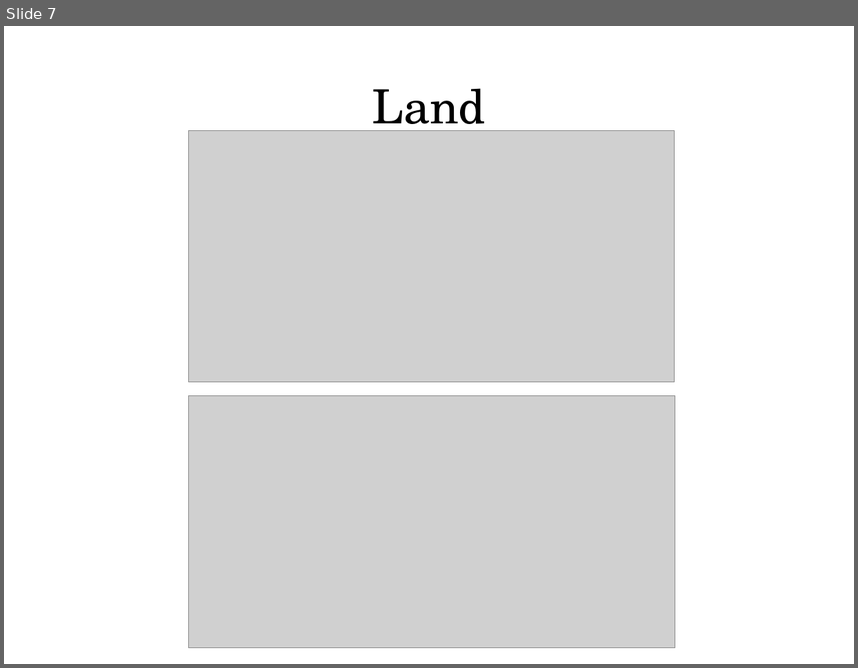
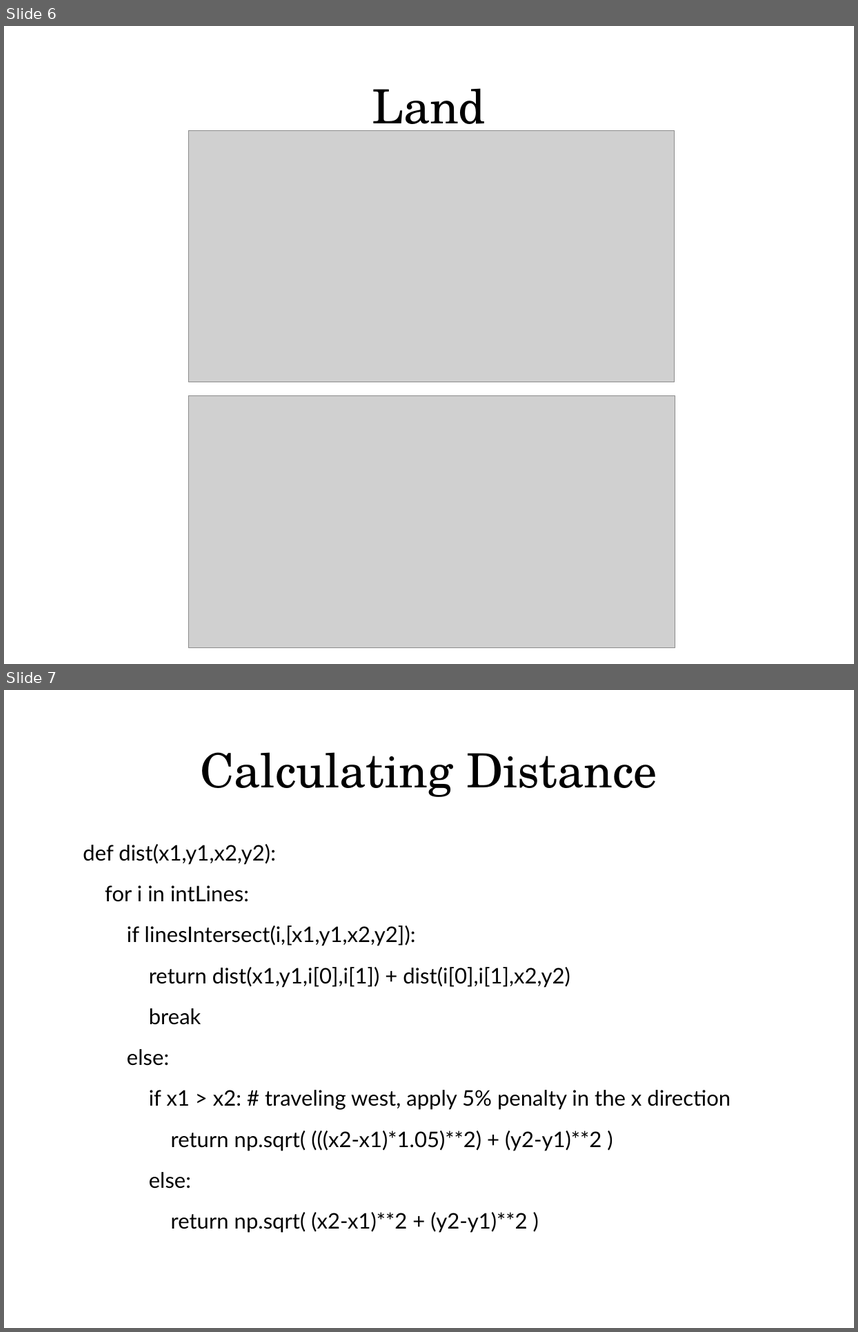
Before and after one commit to LBPeterson/VEL113F_Genetic-Algorithms, a slide deck: Presentation/presentation.odp. Shown one above the other, each under a label of ours: slide 7 before the commit, slides 6 and 7 after it. The pictures are 858x668 and 858x1332 pixels, drawn with LibreOffice and Linux fonts; fonts in the diff are those of the drawing; grey boxes stand for pictures. Boxes give left, top, right and bottom in pixels: in the first picture for what was removed or moved away, otherwise in the second. Text is boxed around its words. In the diff, an @@ line names an element or a change of style, - is before the commit and + after.

```diff
--- a/Presentation/presentation.odp
+++ b/Presentation/presentation.odp
@@ slide 7 added at [4,690,854,1328], background #FFFFFF @@
@@ title added at [200,752,657,797], 44 pt, text #000000 @@
+Calculating Distance
@@ text added at [83,844,731,1232], 20 pt, text #000000 @@
+def dist(x1,y1,x2,y2):
+for i in intLines:
+if linesIntersect(i,[x1,y1,x2,y2]):
+return dist(x1,y1,i[0],i[1]) + dist(i[0],i[1],x2,y2)
+break
+else:
+if x1 > x2: # traveling west, apply 5% penalty in the x direction
+return np.sqrt( (((x2-x1)*1.05)**2) + (y2-y1)**2 )
+else:
+return np.sqrt( (x2-x1)**2 + (y2-y1)**2 )
@@ what was slide 7 is now slide 6 @@
```
Also in this commit, not shown: 2 slides changed, 2 other slides added, 2 slides removed, 12 other files.
